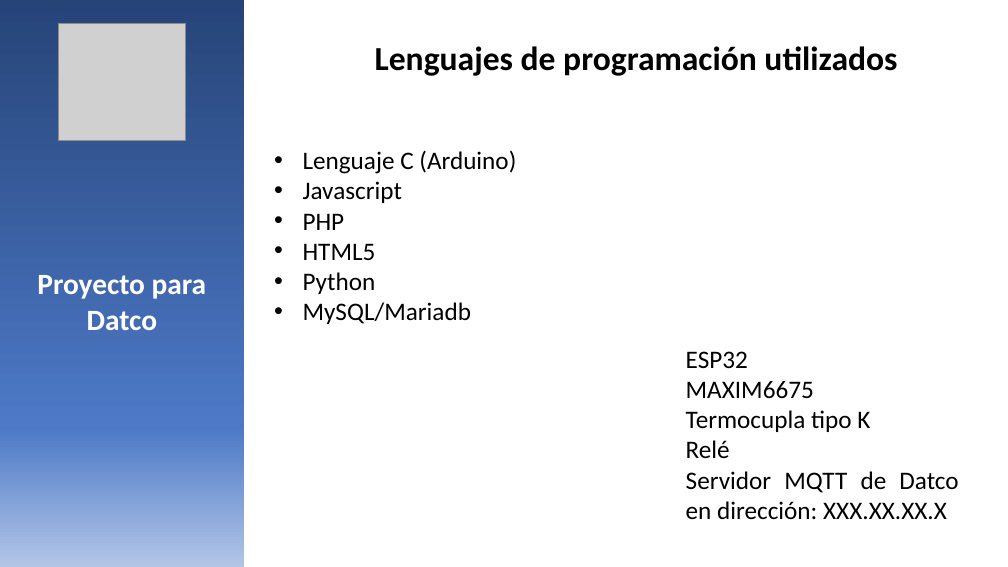
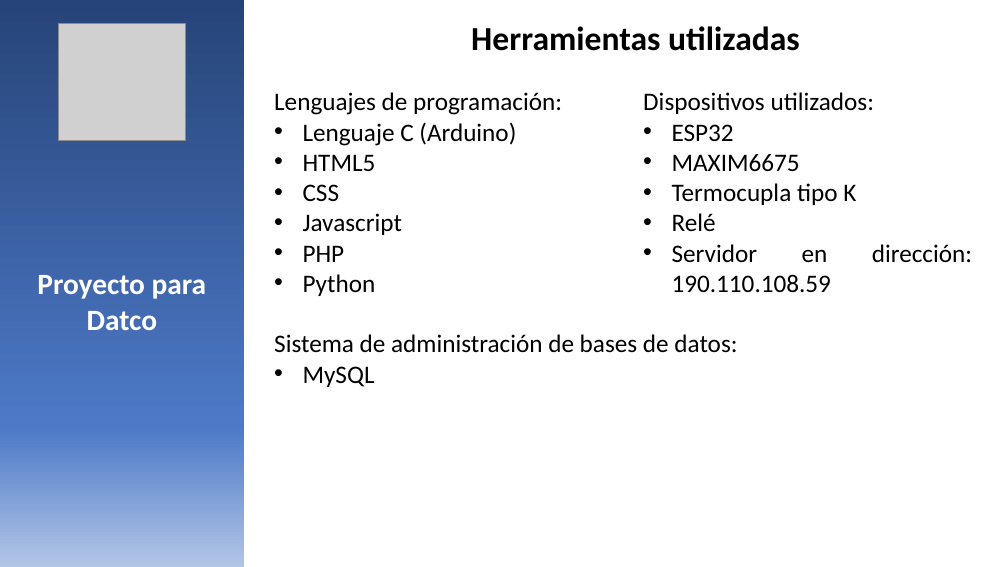
Before and after one commit to FranciscoJavierSG/Practica-Intermedia-Proyecto-Final, a slide deck: slide 3 of Presentación final/Presentación Final.pptx (slide 7 before the commit). Drawn at 1008x567 pixels with LibreOffice and Linux fonts; fonts in the diff are those of the drawing; grey boxes stand for pictures. Boxes give left, top, right and bottom in pixels: in the first picture for what was removed or moved away, otherwise in the second. Text is boxed around its words. In the diff, an @@ line names an element or a change of style, - is before the commit and + after.

```diff
--- a/Presentación final/Presentación Final.pptx
+++ b/Presentación final/Presentación Final.pptx
@@ text at (471,26,800,51): text changed @@
-Lenguajes de programación utilizados
+Herramientas utilizadas
@@ text "Lenguajes de programación:": place and size @@
-text "Lenguajes de programación:" at (303,150,516,324)
+text "Lenguajes de programación:" at (274,92,562,296)
@@ text "Dispositivos utilizados:": place and size @@
-text "Dispositivos utilizados:" at (686,351,958,519)
+text "Dispositivos utilizados:" at (643,92,972,293)
@@ text at (274,92,562,115): paragraph added @@
+Lenguajes de programación:
@@ text at (643,92,875,114): paragraph added @@
+Dispositivos utilizados:
@@ text at (672,124,856,231): bullet none to • @@
@@ text at (303,154,376,201): paragraphs added @@
+• HTML5
+• CSS
@@ text at (303,243,376,260): paragraph removed @@
-• HTML5
@@ text at (672,244,972,293): text changed @@
-Servidor MQTT de Datco en dirección: XXX.XX.XX.X
+• Servidor en dirección: 190.110.108.59
@@ text at (303,302,471,324): paragraph removed @@
-• MySQL/Mariadb
@@ text added at (274,334,737,387), 24 pt, text #000000 @@
+Sistema de administración de bases de datos:
+• MySQL
```
Also in this commit, not shown: 4 other slides changed, 6 slides added, 1 slide removed, 27 other files.
